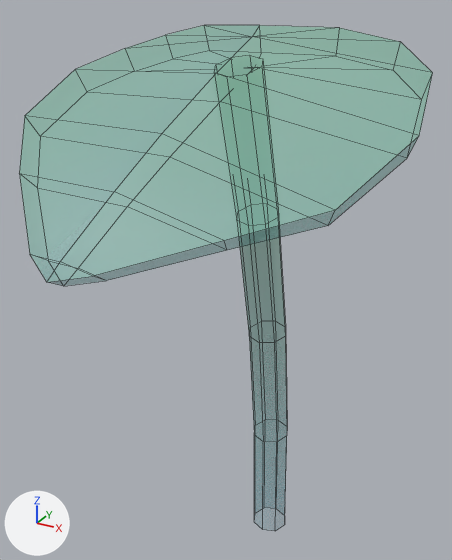
The FBX model Assets/Models/Tiny Treats plants/monstera_leaf_small_B.fbx: old version first, new version second.
Camera for both pictures: a 50 mm lens placed at (0.297, -0.68, 0.727), pointed at (-0.008, -0.125, 0.449). The lights are fixed; the arrows at lower left show +X, +Y and +Z. Mesh edges are drawn as thin lines. Objects named as collision shapes, trigger or cutter boxes, shadow casters or lower levels of detail are left out. Where no turn or scale is listed for an object, it has been applied to the vertices.

In view in the first picture: 'monstera_leaf_small_B'.
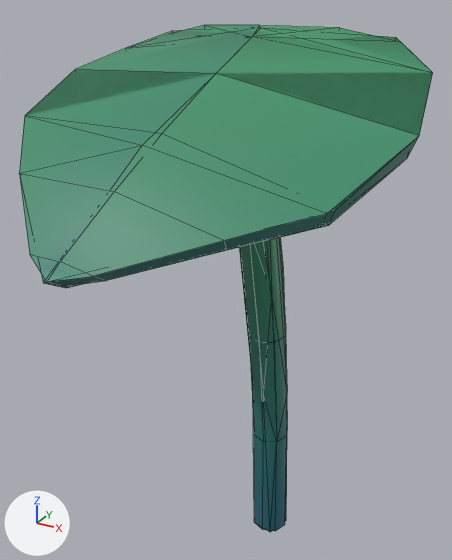
Edits to the bpy script that builds the scene:
```text
Change img_tiny_treats_texture_1_png:
    img_tiny_treats_texture_1_png: load_image('tiny_treats_texture_1.png', 'tiny_treats_texture_1.png', 1024, 1024, 'Non-Color') -> load_image('tiny_treats_texture_1.png', 'tiny_treats_texture_1.png', 1024, 1024, 'sRGB')
Change mat_tiny_treats_1:
    remove n3 = _N.new('ShaderNodeTexImage'); n3.name = 'Image Texture.001'
    remove n3.image = img_tiny_treats_texture_1_png
    where n0 = _N.new('ShaderNodeBsdfPrincipled'); n0.name = 'Principled BSDF'
    remove _L.new(n3.outputs[0], n0.inputs[4])  # 'Color' to 'Alpha'
    where n2 = _N.new('ShaderNodeTexImage'); n2.name = 'Image Texture'
    add _L.new(n2.outputs[1], n0.inputs[4])  # 'Alpha' to 'Alpha'
Add me_monstera_leaf_small_b_001:
    me_monstera_leaf_small_b_001.from_pydata(...)  # 50 vertices, 57 faces; spans x -0.189..0.189, y -0.362..0.025, z 0.0..0.706
    me_monstera_leaf_small_b_001.materials.append(mat_tiny_treats_1)  # picture img_tiny_treats_texture_1_png
Add ob_monstera_leaf_small_b_lod1:
    ob_monstera_leaf_small_b_lod1 = bpy.data.objects.new('monstera_leaf_small_B_LOD1', me_monstera_leaf_small_b_001)
    ob_monstera_leaf_small_b_lod1.location = (0.0, 0.0, 0.0)
```

Location of each change, [x1, y1, x2, y2] in pixels of the pictures (452 x 560 px):
'monstera_leaf_small_B', surface changed: [19, 25, 433, 531] in both
'monstera_leaf_small_B_LOD1', added (green): after [19, 30, 433, 532]
